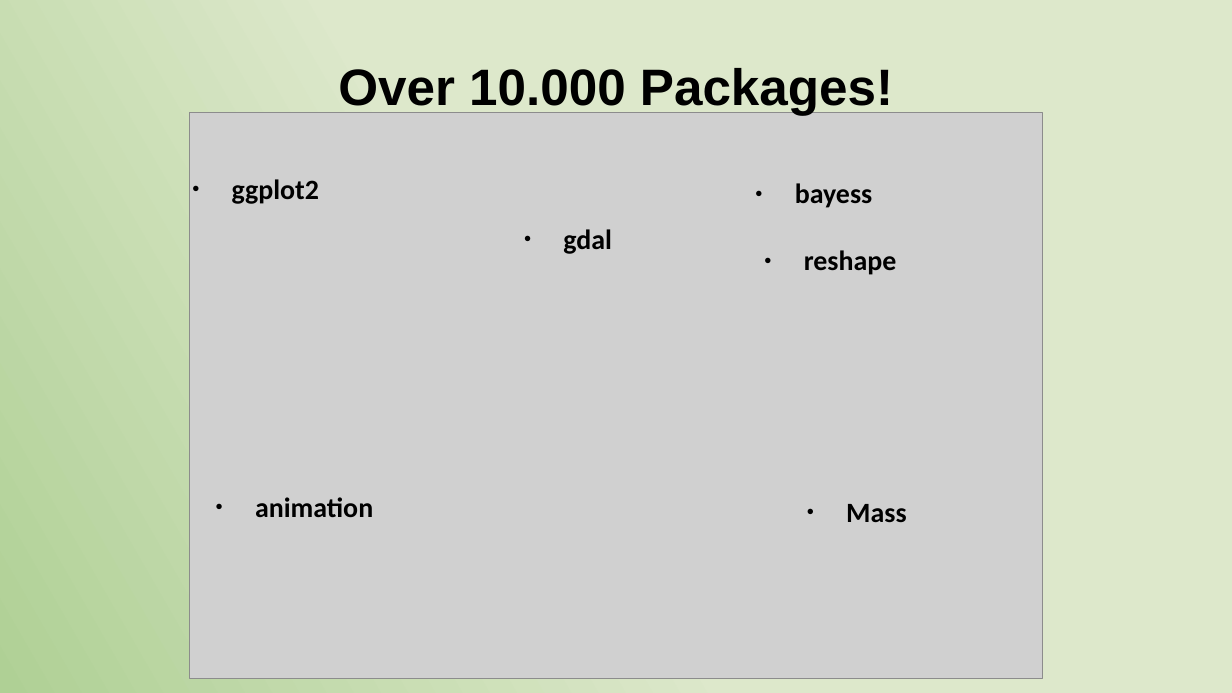
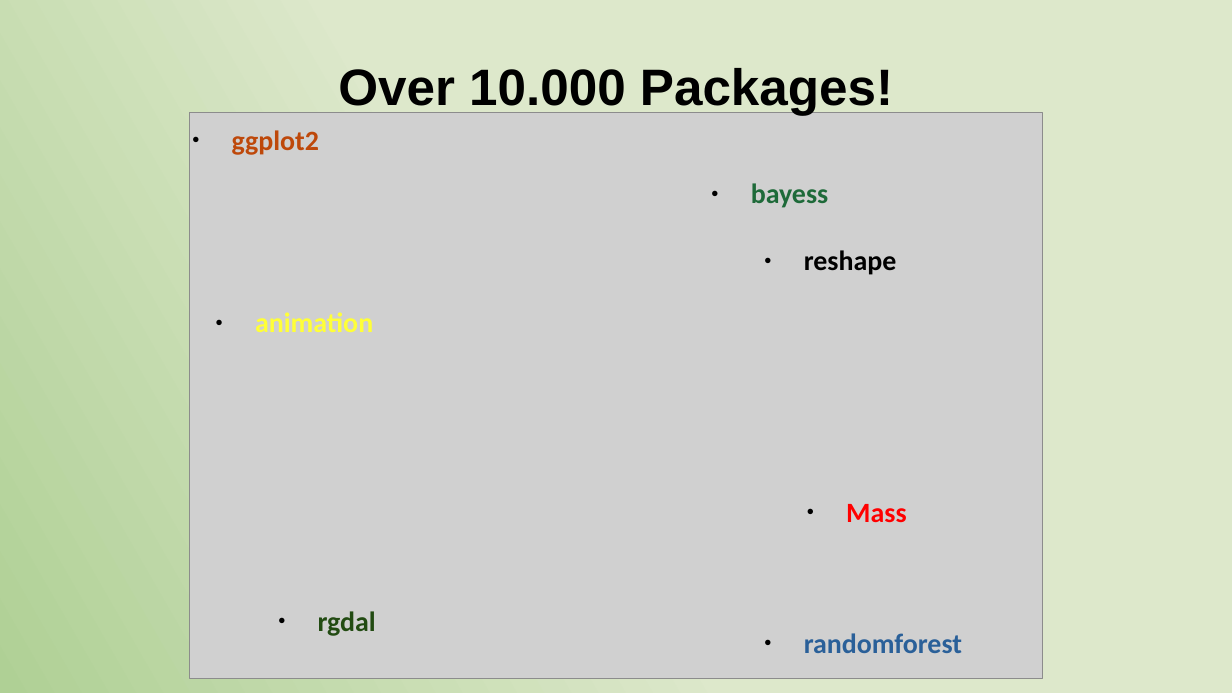
Before and after one commit to antonellosalis/R_training, a slide deck: slide 9 of Presentation_2019_R_training_A1.odp. Drawn at 1232x693 pixels with LibreOffice and Linux fonts; fonts in the diff are those of the drawing; grey boxes stand for pictures. Boxes give left, top, right and bottom in pixels: in the first picture for what was removed or moved away, otherwise in the second. Text is boxed around its words. In the diff, an @@ line names an element or a change of style, - is before the commit and + after.

```diff
--- a/Presentation_2019_R_training_A1.odp
+++ b/Presentation_2019_R_training_A1.odp
@@ text "ggplot2": place and size @@
-text "ggplot2" at [232,179,319,204]
+text "ggplot2" at [232,130,319,155]
@@ text "ggplot2" at [232,130,319,155]: text colour #000000 to #BE480A @@
@@ text "bayess": place and size @@
-text "bayess" at [795,183,872,208]
+text "bayess" at [751,183,828,208]
@@ text "bayess" at [751,183,828,208]: text colour #000000 to #1E6A39 @@
@@ text removed at [563,229,611,254] @@
-● gdal
@@ text "animation": place and size @@
-text "animation" at [255,497,373,517]
+text "animation" at [255,312,373,332]
@@ text "animation" at [255,312,373,332]: text colour #000000 to #FFFF38 @@
@@ text "Mass" at [846,504,906,522]: text colour #000000 to #FF0000 @@
@@ text added at [318,611,376,636], 18 pt, text #224B12, bold @@
+● rgdal
@@ text added at [804,633,962,653], 18 pt, text #2A6099, bold @@
+● randomforest
```
Also in this commit, not shown: 2 other slides changed, 3 slides added, 3 slides removed, 1 other file.
